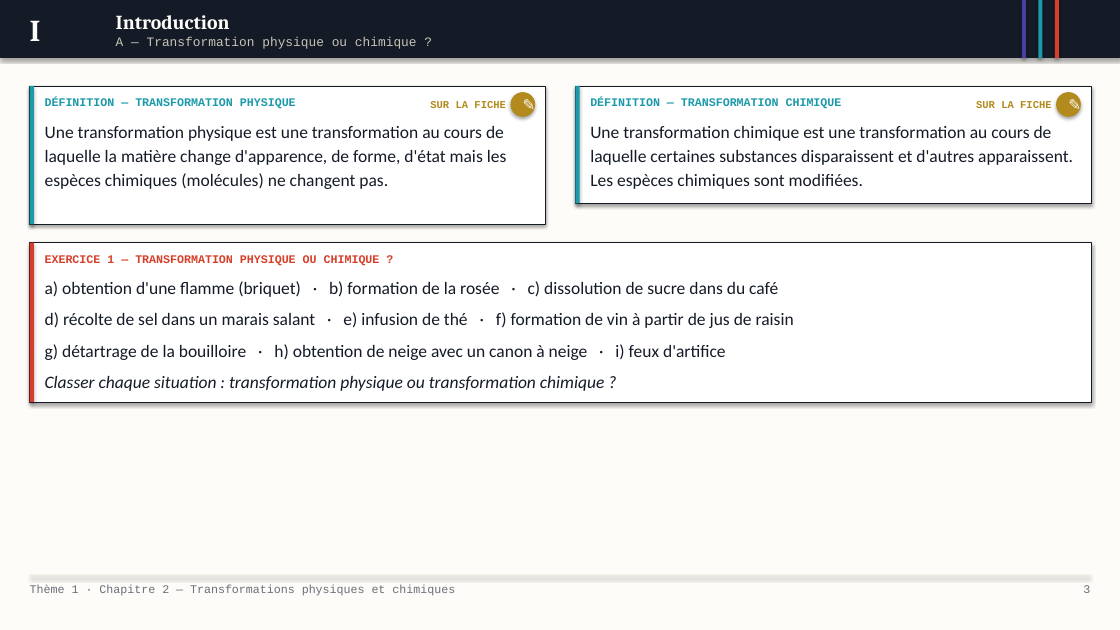
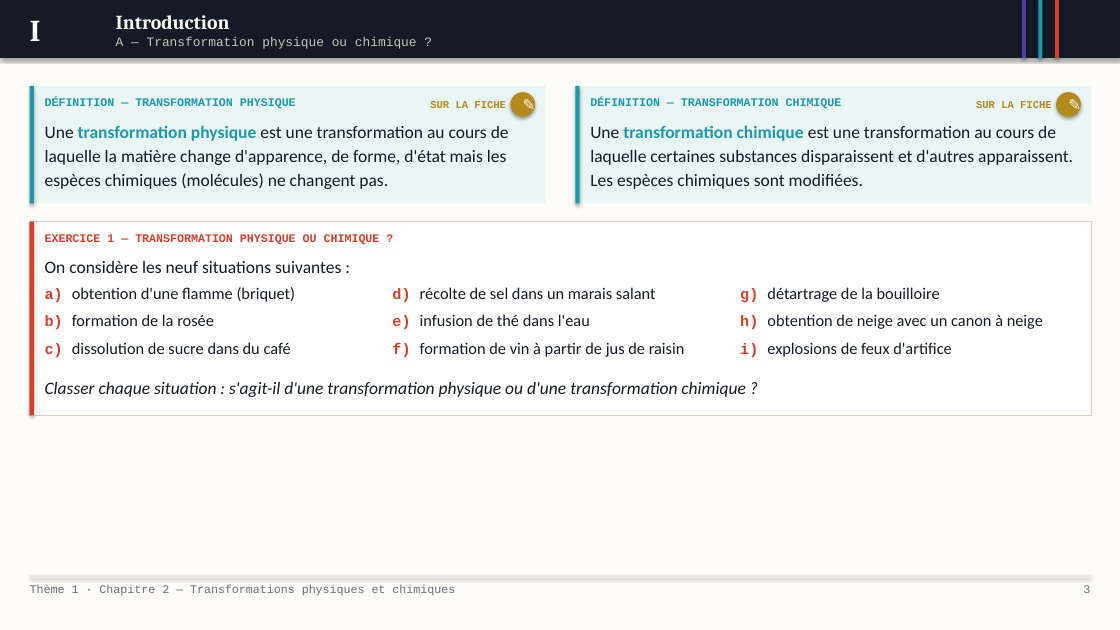
Before and after one commit to MVanHoorde/Site-Web-Portfolio, a slide deck: slide 3 of assets/pptx/pc/diaporama-2nde-t1c2.pptx. Drawn at 1120x630 pixels with LibreOffice and Linux fonts; fonts in the diff are those of the drawing. Boxes give left, top, right and bottom in pixels: in the first picture for what was removed or moved away, otherwise in the second. Text is boxed around its words. In the diff, an @@ line names an element or a change of style, - is before the commit and + after.

```diff
--- a/assets/pptx/pc/diaporama-2nde-t1c2.pptx
+++ b/assets/pptx/pc/diaporama-2nde-t1c2.pptx
@@ rectangle resized from (x1=29, y1=86, x2=34, y2=224) to (x1=29, y1=86, x2=34, y2=203) @@
@@ rectangle at (x1=29, y1=86, x2=545, y2=203): fill #FFFFFF to #EAF5F6; outline #141A26 0.75 pt to none; shadow off @@
@@ rectangle resized from (x1=29, y1=86, x2=545, y2=224) to (x1=29, y1=86, x2=545, y2=203) @@
@@ rectangle at (x1=576, y1=86, x2=1091, y2=203): fill #FFFFFF to #EAF5F6; outline #141A26 0.75 pt to none; shadow off @@
@@ text "Une transformation physique est une ..." at (x1=45, y1=125, x2=509, y2=189): text colour #141A26 to #1D9AAA, bold on in "transformation physique" @@
@@ text "Une transformation chimique est une ..." at (x1=590, y1=125, x2=1073, y2=189): text colour #141A26 to #1D9AAA, bold on in "transformation chimique" @@
@@ rectangle resized from (x1=29, y1=243, x2=34, y2=402) to (x1=29, y1=222, x2=34, y2=415) @@
@@ rectangle resized from (x1=29, y1=243, x2=1091, y2=402) to (x1=29, y1=222, x2=1091, y2=415) @@
@@ rectangle at (x1=29, y1=222, x2=1091, y2=415): outline #141A26 0.75 pt to #D8D3C4 0.75 pt; shadow off @@
@@ text "EXERCICE 1 — TRANSFORMATION PHYSIQUE ..." moved from (x1=45, y1=255, x2=380, y2=266) to (x1=45, y1=234, x2=380, y2=245) @@
@@ text at (x1=45, y1=261, x2=341, y2=273): text changed @@
-a) obtention d'une flamme (briquet) · b) formation de la rosée · c) dissolution de sucre dans du café
-d) récolte de sel dans un marais salant · e) infusion de thé · f) formation de vin à partir de jus de raisin
-g) détartrage de la bouilloire · h) obtention de neige avec un canon à neige · i) feux d'artifice
-Classer chaque situation : transformation physique ou transformation chimique ?
+On considère les neuf situations suivantes :
@@ text added at (x1=45, y1=287, x2=296, y2=357), 14 pt, text #141A26 @@
+a) obtention d'une flamme (briquet)
+b) formation de la rosée
+c) dissolution de sucre dans du café
@@ text added at (x1=392, y1=287, x2=685, y2=357), 14 pt, text #141A26 @@
+d) récolte de sel dans un marais salant
+e) infusion de thé dans l'eau
+f) formation de vin à partir de jus de raisin
@@ text added at (x1=740, y1=287, x2=1043, y2=357), 14 pt, text #141A26 @@
+g) détartrage de la bouilloire
+h) obtention de neige avec un canon à neige
+i) explosions de feux d'artifice
@@ text added at (x1=45, y1=382, x2=745, y2=397), 15 pt, text #141A26, italic @@
+Classer chaque situation : s'agit-il d'une transformation physique ou d'une transformation chimique ?
```
Also in this commit, not shown: 15 other slides changed, 13 other files.
